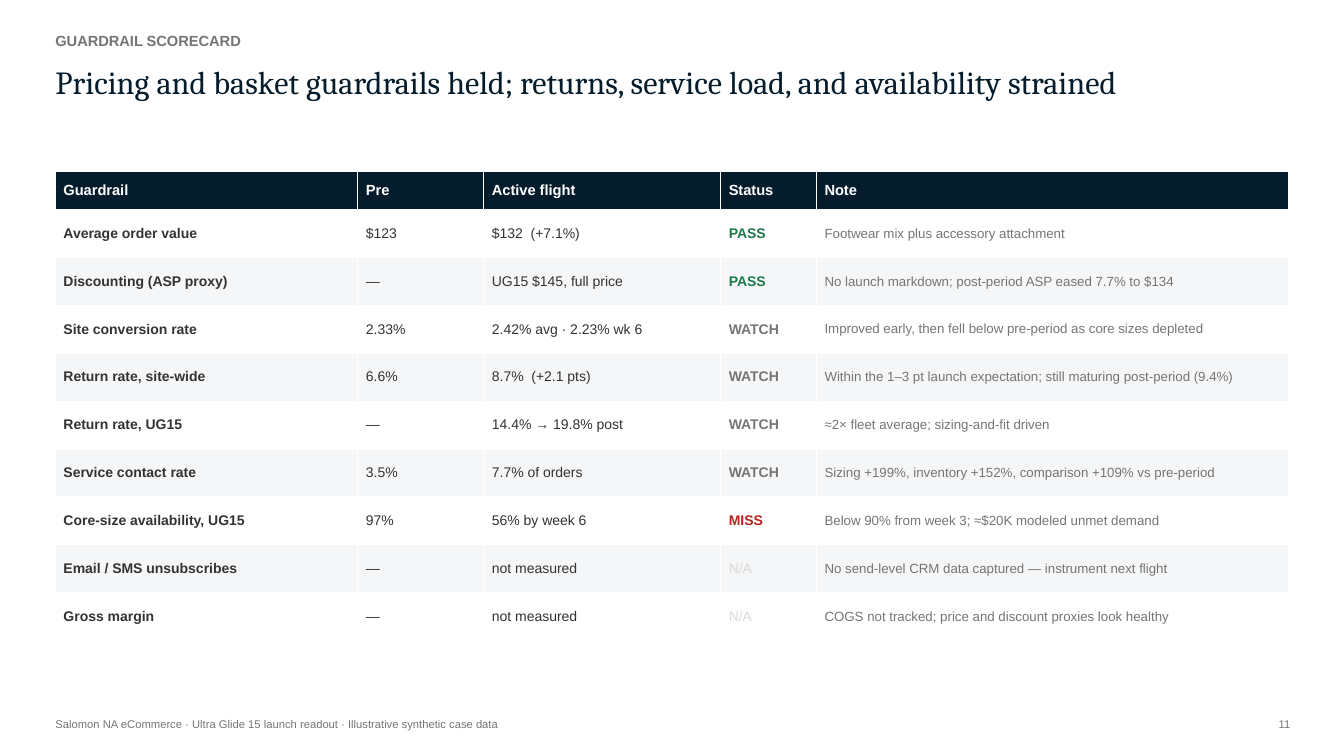
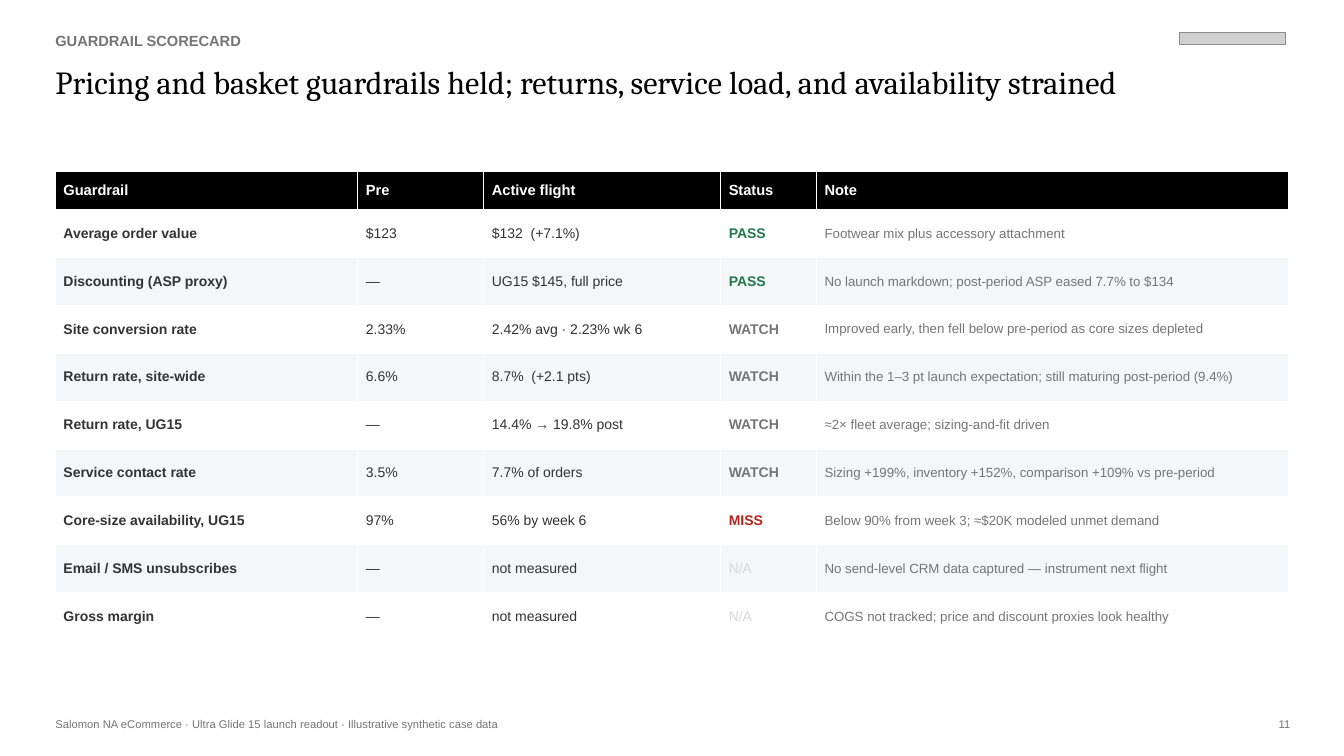
Before and after one commit to andersone17/salomon_case, a slide deck: slide 11 of deliverables/UG15_Campaign_Readout.pptx. Drawn at 1344x756 pixels with LibreOffice and Linux fonts; fonts in the diff are those of the drawing; grey boxes stand for pictures. Boxes give left, top, right and bottom in pixels: in the first picture for what was removed or moved away, otherwise in the second. Text is boxed around its words. In the diff, an @@ line names an element or a change of style, - is before the commit and + after.

```diff
--- a/deliverables/UG15_Campaign_Readout.pptx
+++ b/deliverables/UG15_Campaign_Readout.pptx
@@ picture added at (1180,32,1286,44) @@
@@ text "Pricing and basket guardrails held; ..." at (55,71,1116,101): text colour #051C2C to #000000 @@
@@ table at (55,171,1289,641) @@
@@ fill #051C2C to #000000 in row 1 @@
```
Also in this commit, not shown: 12 other slides changed, 11 other files.
